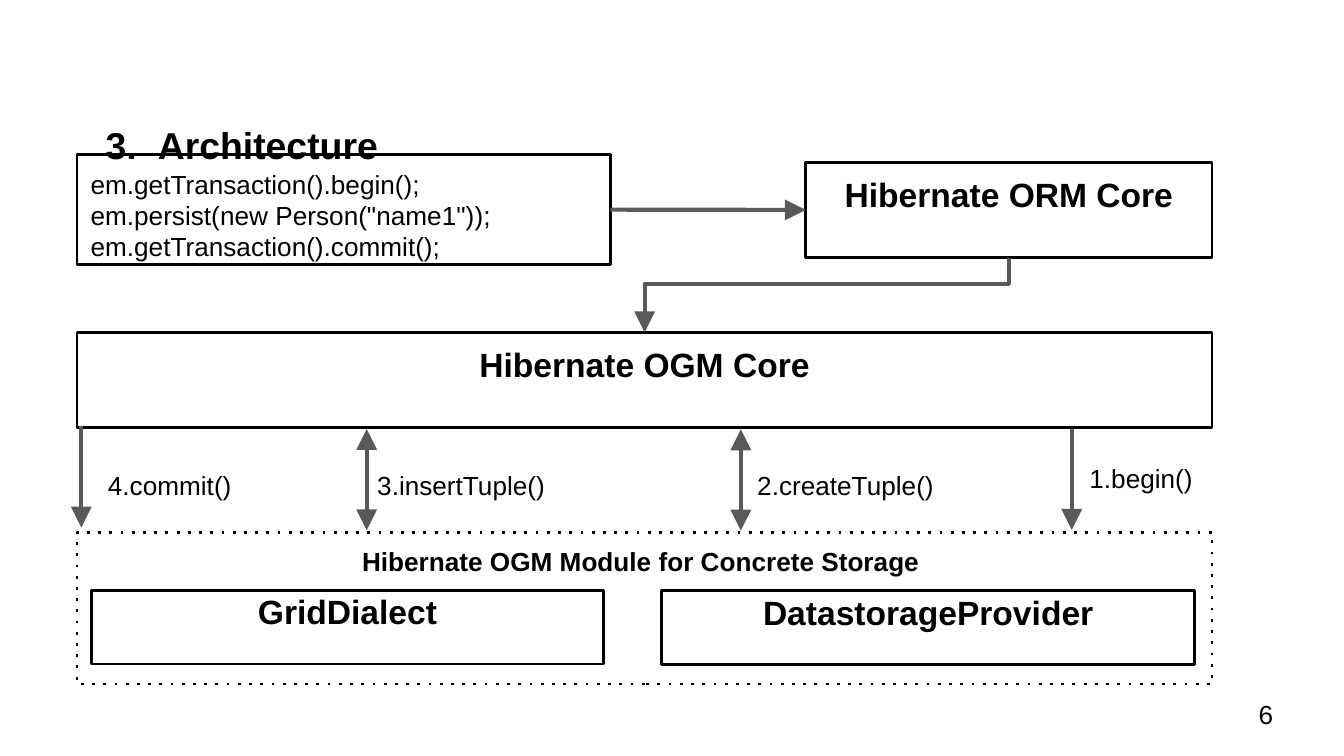
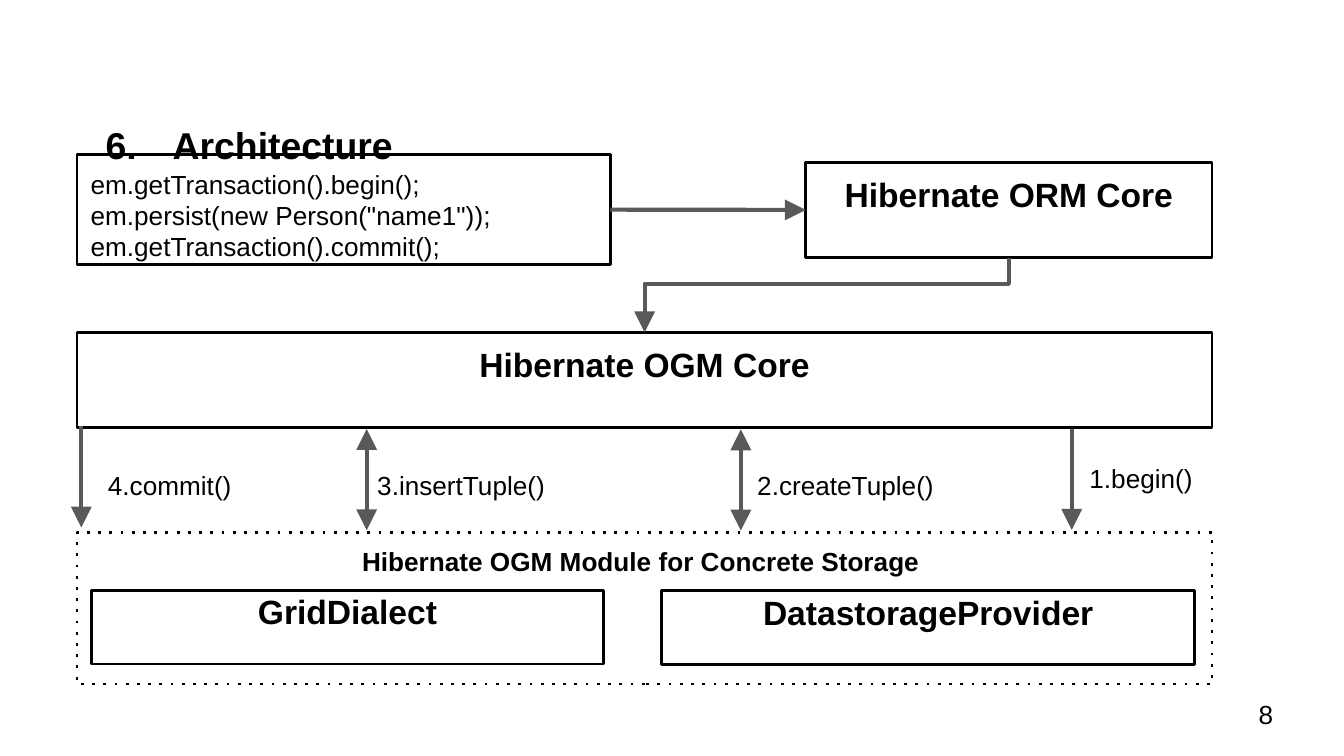
Before and after one commit to schernolyas/jpoint2017, a slide deck: slide 8 of presentation/jpoint2017.pptx (slide 6 before the commit). Drawn at 1344x756 pixels with LibreOffice and Linux fonts; fonts in the diff are those of the drawing. Boxes give left, top, right and bottom in pixels: in the first picture for what was removed or moved away, otherwise in the second. Text is boxed around its words. In the diff, an @@ line names an element or a change of style, - is before the commit and + after.

```diff
--- a/presentation/jpoint2017.pptx
+++ b/presentation/jpoint2017.pptx
@@ text "Architecture" at (173,132,393,160): indent changed @@
@@ page number at (1259,705,1274,725): text changed @@
-6
+8
```
Also in this commit, not shown: 3 slides added, 5 other files.
